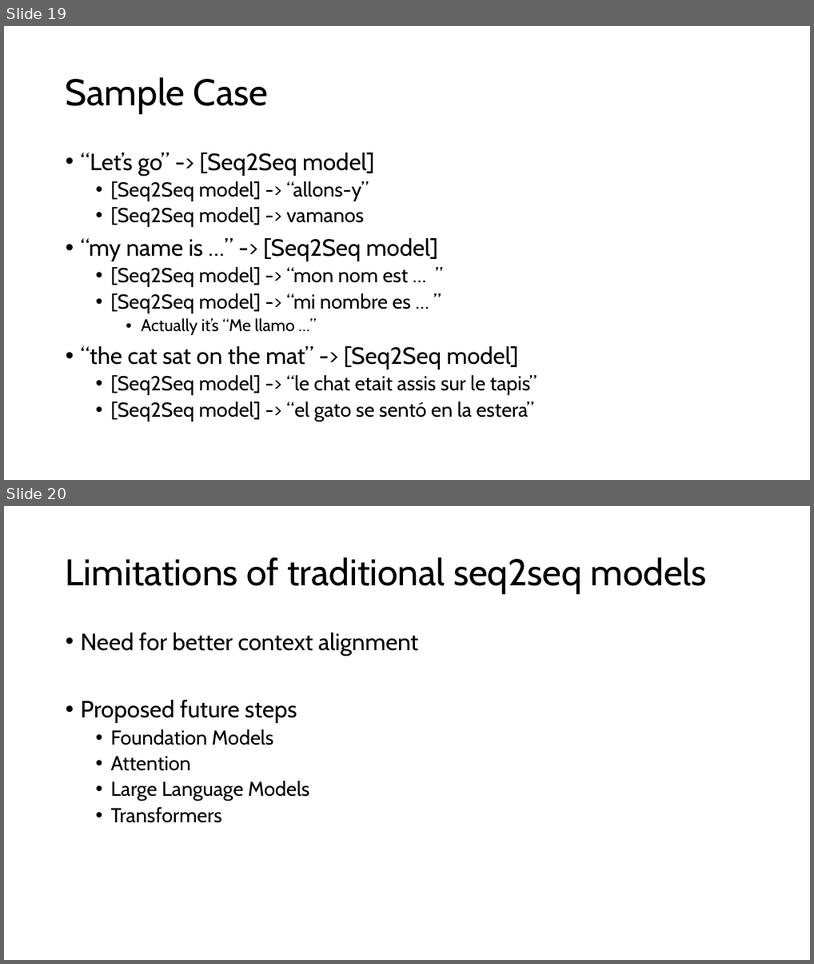
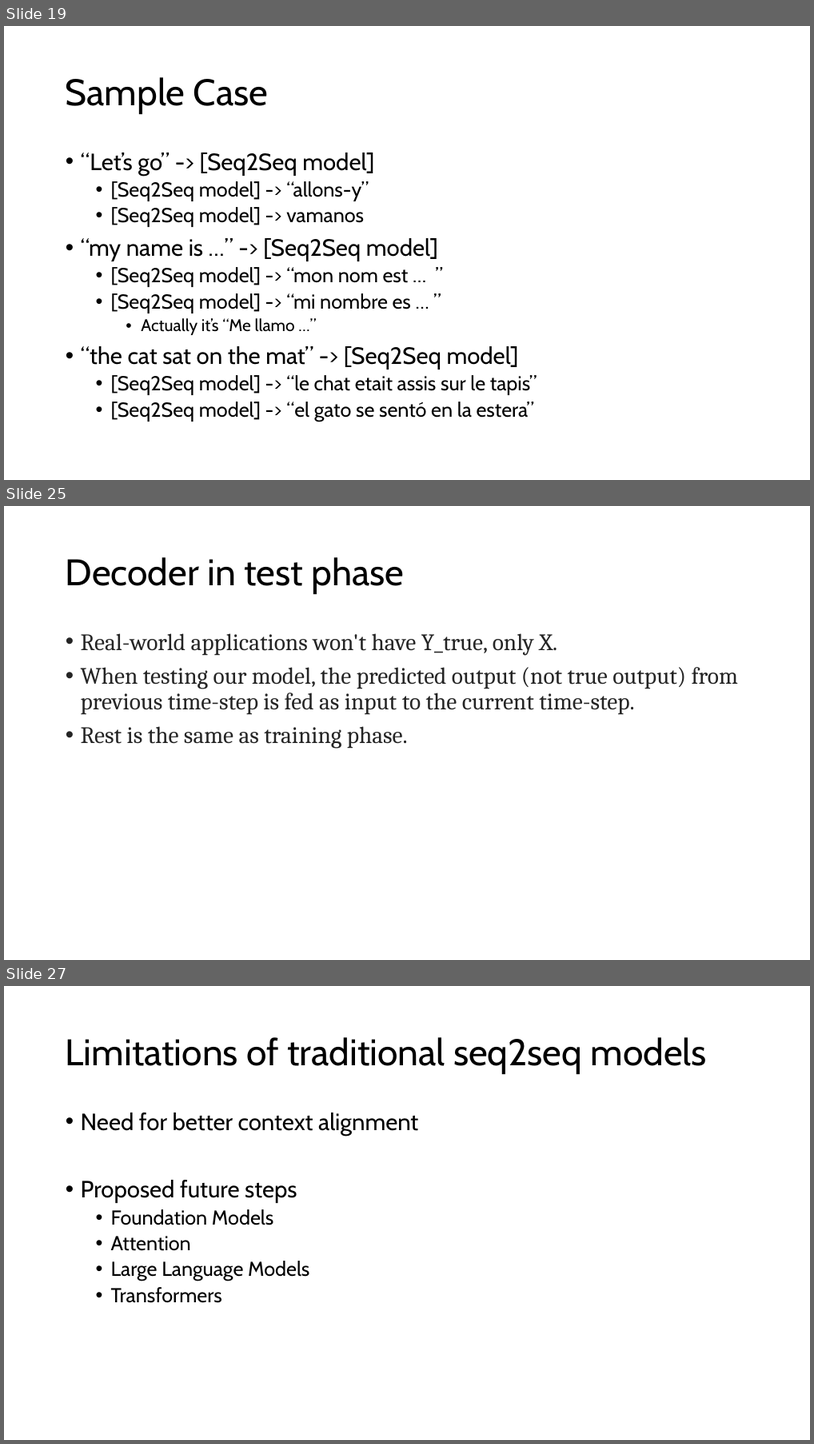
Before and after one commit to gvplacencia/nlp, a slide deck: Seq2Seq.pptx. Shown one above the other, each under a label of ours: slides 19 and 20 before the commit, slides 19, 25 and 27 after it; the slides between them are not shown. The pictures are 814x964 and 814x1444 pixels, drawn with LibreOffice and Linux fonts; fonts in the diff are those of the drawing. Boxes give left, top, right and bottom in pixels: in the first picture for what was removed or moved away, otherwise in the second. Text is boxed around its words. In the diff, an @@ line names an element or a change of style, - is before the commit and + after.

```diff
--- a/Seq2Seq.pptx
+++ b/Seq2Seq.pptx
@@ slide 25 added at [4,506,810,960], background #FFFFFF @@
@@ title added at [66,557,405,594], 44 pt, text #000000 @@
+Decoder in test phase
@@ text added at [81,633,738,748], 28 pt, text #242424 @@
+• Real-world applications won't have Y_true, only X.
+• When testing our model, the predicted output (not true output) from previous time-step is fed as input to the current time-step.
+• Rest is the same as training phase.
@@ what was slide 20 is now slide 27 @@
```
Also in this commit, not shown: 5 slides changed, 7 other slides added.
